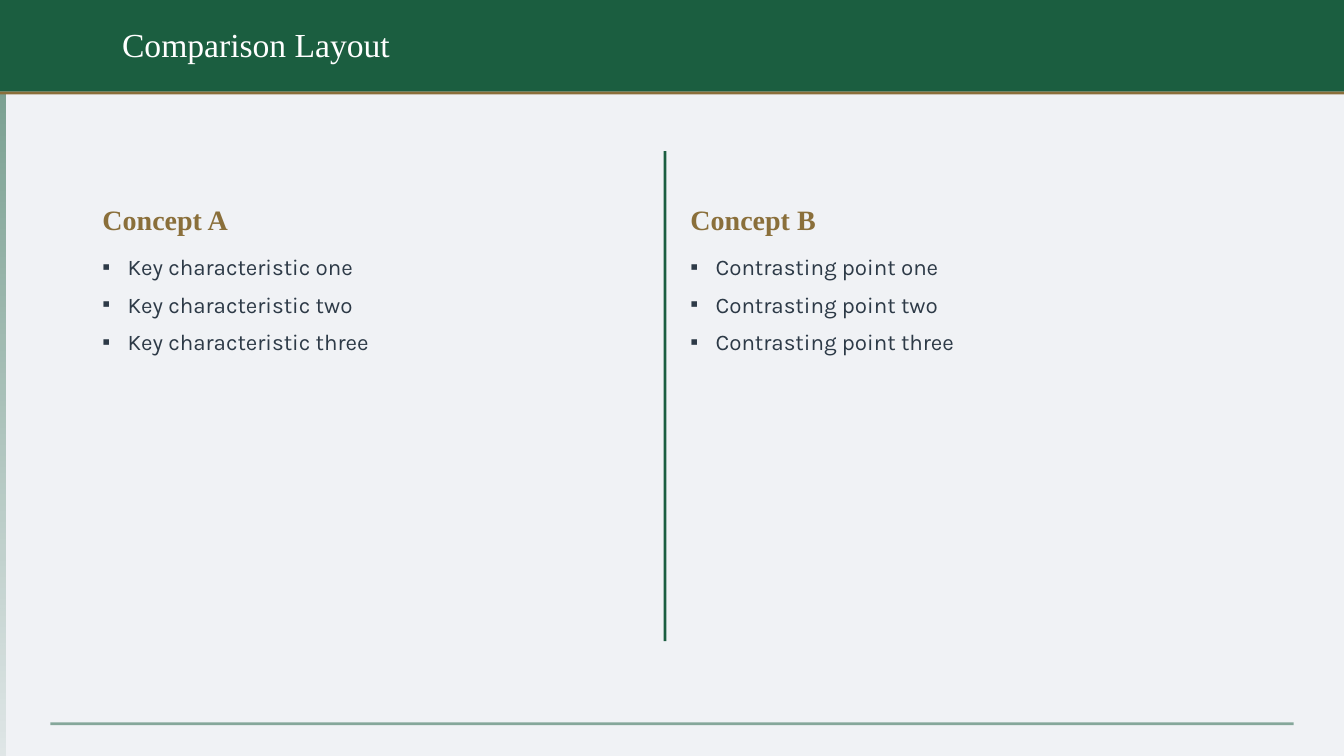
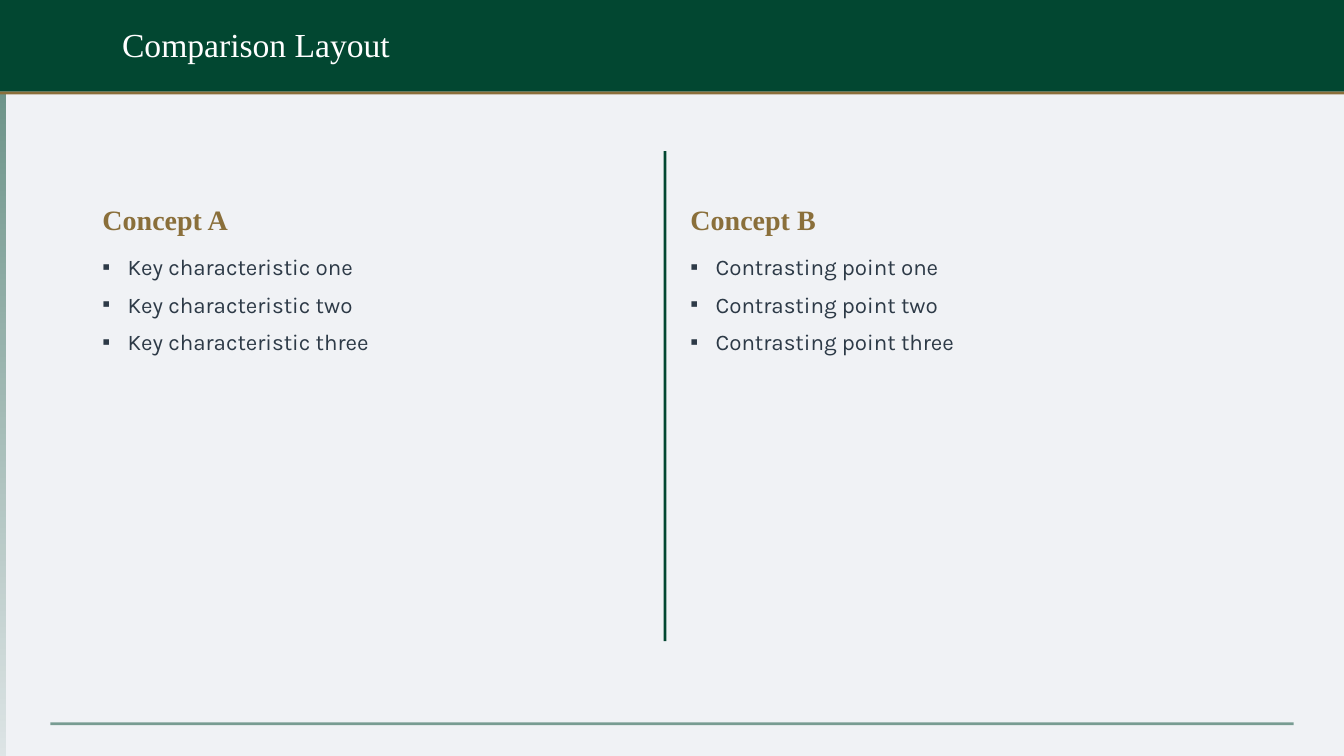
Before and after one commit to adamwstauffer/shidler, a slide deck: slide 3 of docs/_branding/templates/shidler-finance-light.pptx. Drawn at 1344x756 pixels with LibreOffice and Linux fonts; fonts in the diff are those of the drawing. Boxes give left, top, right and bottom in pixels: in the first picture for what was removed or moved away, otherwise in the second. Text is boxed around its words. In the diff, an @@ line names an element or a change of style, - is before the commit and + after.

```diff
--- a/docs/_branding/templates/shidler-finance-light.pptx
+++ b/docs/_branding/templates/shidler-finance-light.pptx
@@ rectangle at [0,0,1344,92]: fill #1B5E40 to #024731 @@
@@ rectangle at [663,151,666,641]: fill #1B5E40 to #024731 @@
```
Also in this commit, not shown: 4 other slides changed, 8 other files.
